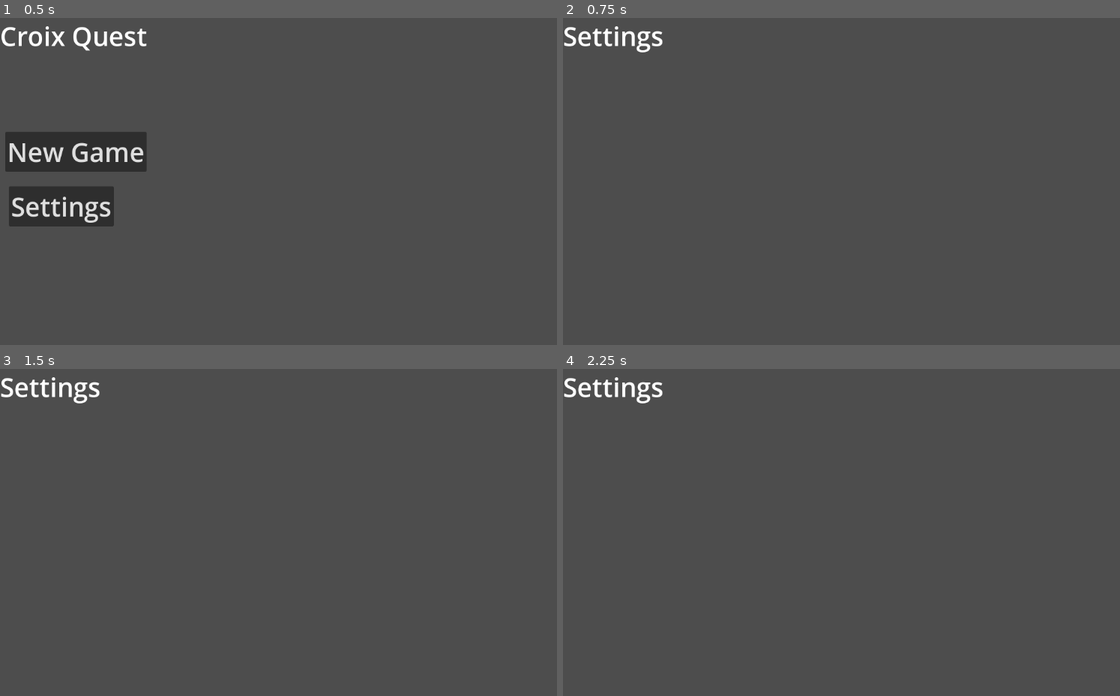
Above: before the commit, frames 1-4 (two rows, left to right).
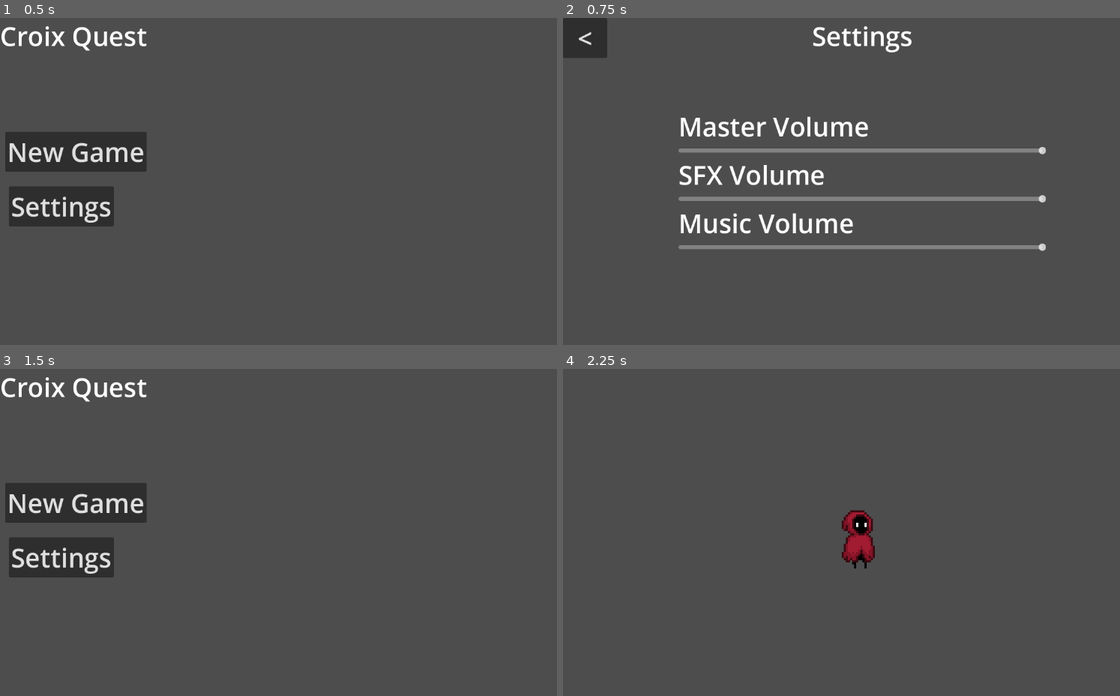
Above: after the commit, the same moments.

Repository: cyan-wolf/croix-quest
Game: Godot game, scene res://ui/menus/main_menu.tscn
Two runs of this game, one before a commit and one after it. Both use one fixed random seed, a clock stepped at 60 frames per second and the inputs below.
Inputs (mouse positions are in pixels of both pictures, inside the frame that each line leads up to):
- Up to frame 1 (0.5 s): no input
- Up to frame 2 (0.75 s): click "Settings" at 0.5 s
- Up to frame 3 (1.5 s): click (22, 388) at 1.25 s, where only the run after the commit has a clickable "<"
- Up to frame 4 (2.25 s): click (640, 503) at 2 s, where only the run after the commit has a clickable "New Game"

Frame 1 is identical in both runs. In frame 2, 6.4% of the frame differs, in the area x 0-87%, y 0-72%; in frame 3, 6.0%; in frame 4, 1.3%.

Commit message:
Finished volume settings functionality

Diff:
--- a/project.godot
+++ b/project.godot
@@ -15,6 +15,10 @@
 config/features=PackedStringArray("4.0", "GL Compatibility")
 config/icon="res://icon.svg"
 
+[autoload]
+
+SceneManager="*res://util/scene_manager.tscn"
+
 [dotnet]
 
 project/assembly_name="Project 2"
--- /dev/null
+++ b/ui/menus/components/back_button.gd
@@ -0,0 +1,11 @@
+extends Button
+
+@export_file("*.tscn") var _new_scene_file: String
+
+
+func _ready() -> void:
+	self.pressed.connect(_on_pressed)
+
+
+func _on_pressed() -> void:
+	SceneManager.load_scene_file(_new_scene_file)
--- /dev/null
+++ b/ui/menus/components/back_button.tscn
@@ -0,0 +1,10 @@
+[gd_scene load_steps=2 format=3 uid="uid://cj86io8xmudyv"]
+
+[ext_resource type="Script" path="res://ui/menus/components/back_button.gd" id="1_drax4"]
+
+[node name="BackButton" type="Button"]
+offset_right = 85.0
+offset_bottom = 77.0
+theme_override_font_sizes/font_size = 50
+text = "<"
+script = ExtResource("1_drax4")
--- a/ui/menus/components/volume_slider.gd
+++ b/ui/menus/components/volume_slider.gd
@@ -8,6 +8,7 @@
 	_bus_index = AudioServer.get_bus_index(_bus_name)
 	self.value_changed.connect(_on_value_changed)
 
+	# Update the slider `value` with the current value on the audio server.
 	self.value = db_to_linear(
 		AudioServer.get_bus_volume_db(_bus_index)
 	)
--- a/ui/menus/main_menu.gd
+++ b/ui/menus/main_menu.gd
@@ -12,8 +12,8 @@
 
 
 func _on_new_game_button_pressed() -> void:
-	self.get_tree().change_scene_to_packed(_new_game_scene)
+	SceneManager.load_packed_scene(_new_game_scene)
 
 
 func _on_settings_button_pressed() -> void:
-	self.get_tree().change_scene_to_packed(_settings_menu_scene)
+	SceneManager.load_packed_scene(_settings_menu_scene)
--- a/ui/menus/settings_menu.tscn
+++ b/ui/menus/settings_menu.tscn
@@ -1,4 +1,7 @@
-[gd_scene format=3 uid="uid://dq64dl4nypfso"]
+[gd_scene load_steps=3 format=3 uid="uid://dq64dl4nypfso"]
+
+[ext_resource type="PackedScene" uid="uid://cj86io8xmudyv" path="res://ui/menus/components/back_button.tscn" id="1_24mj8"]
+[ext_resource type="PackedScene" uid="uid://dp7bdnvqefb10" path="res://ui/menus/components/volume_slider.tscn" id="1_brcbd"]
 
 [node name="SettingsMenu" type="Control"]
 layout_mode = 3
@@ -9,8 +12,61 @@
 grow_vertical = 2
 
 [node name="TitleLabel" type="Label" parent="."]
-layout_mode = 0
-offset_right = 40.0
-offset_bottom = 23.0
+layout_mode = 1
+anchors_preset = 5
+anchor_left = 0.5
+anchor_right = 0.5
+offset_left = -97.0
+offset_right = 97.0
+offset_bottom = 72.0
+grow_horizontal = 2
 theme_override_font_sizes/font_size = 50
 text = "Settings"
+
+[node name="BackButton" parent="." instance=ExtResource("1_24mj8")]
+layout_mode = 0
+_new_scene_file = "res://ui/menus/main_menu.tscn"
+
+[node name="MarginContainer" type="MarginContainer" parent="."]
+layout_mode = 1
+anchors_preset = 8
+anchor_left = 0.5
+anchor_top = 0.5
+anchor_right = 0.5
+anchor_bottom = 0.5
+offset_left = -354.0
+offset_top = -150.5
+offset_right = 354.0
+offset_bottom = 150.5
+grow_horizontal = 2
+grow_vertical = 2
+
+[node name="VBoxContainer" type="VBoxContainer" parent="MarginContainer"]
+layout_mode = 2
+
+[node name="MasterVolumeLabel" type="Label" parent="MarginContainer/VBoxContainer"]
+layout_mode = 2
+theme_override_font_sizes/font_size = 50
+text = "Master Volume"
+
+[node name="MasterVolumeSlider" parent="MarginContainer/VBoxContainer" instance=ExtResource("1_brcbd")]
+layout_mode = 2
+_bus_name = "Master"
+
+[node name="SfxVolumeLabel" type="Label" parent="MarginContainer/VBoxContainer"]
+layout_mode = 2
+theme_override_font_sizes/font_size = 50
+text = "SFX Volume"
+
+[node name="SfxVolumeSlider" parent="MarginContainer/VBoxContainer" instance=ExtResource("1_brcbd")]
+layout_mode = 2
+_bus_name = "sfx"
+
+[node name="MusicVolumeLabel" type="Label" parent="MarginContainer/VBoxContainer"]
+layout_mode = 2
+theme_override_font_sizes/font_size = 50
+text = "Music Volume"
+
+[node name="MusicVolumeSlider" parent="MarginContainer/VBoxContainer" instance=ExtResource("1_brcbd")]
+layout_mode = 2
+_bus_name = "music"
--- /dev/null
+++ b/util/scene_manager.gd
@@ -0,0 +1,8 @@
+extends Node2D
+
+func load_scene_file(scene_path: String) -> void:
+	self.get_tree().change_scene_to_file(scene_path)
+
+
+func load_packed_scene(scene: PackedScene) -> void:
+	self.get_tree().change_scene_to_packed(scene)
--- /dev/null
+++ b/util/scene_manager.tscn
@@ -0,0 +1,6 @@
+[gd_scene load_steps=2 format=3 uid="uid://b20ncwhqhr8a3"]
+
+[ext_resource type="Script" path="res://util/scene_manager.gd" id="1_thvi4"]
+
+[node name="SceneManager" type="Node2D"]
+script = ExtResource("1_thvi4")
--- /dev/null
+++ b/util/util.gd
@@ -0,0 +1,2 @@
+extends Node
+class_name Util
